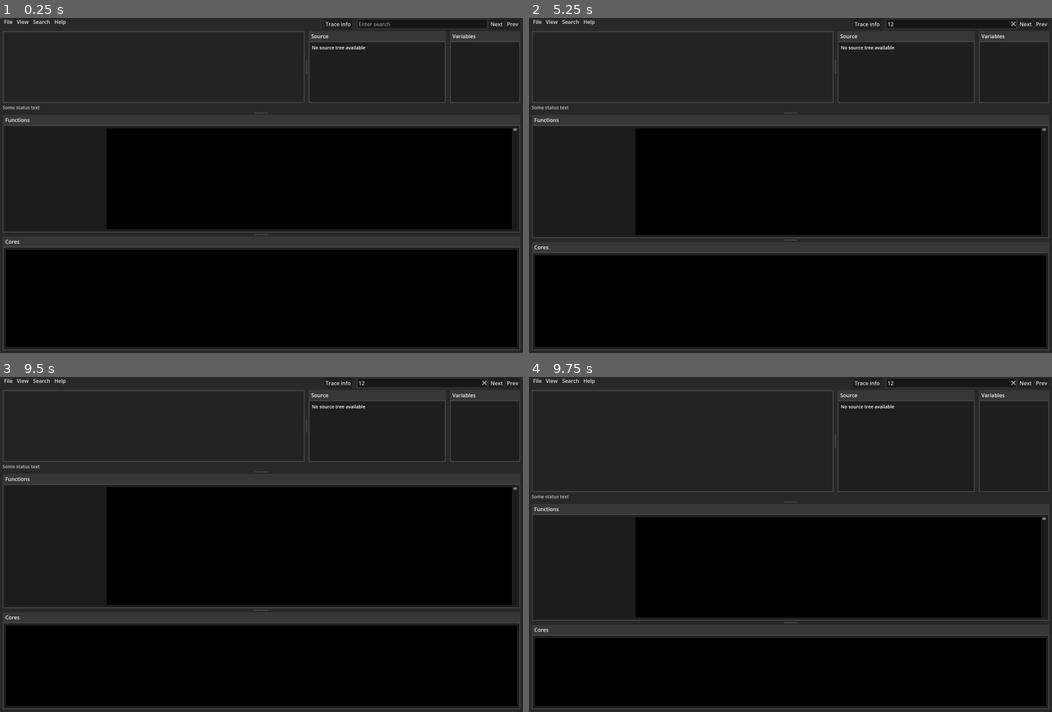
Above: before the commit, frames 1-4 (two rows, left to right).
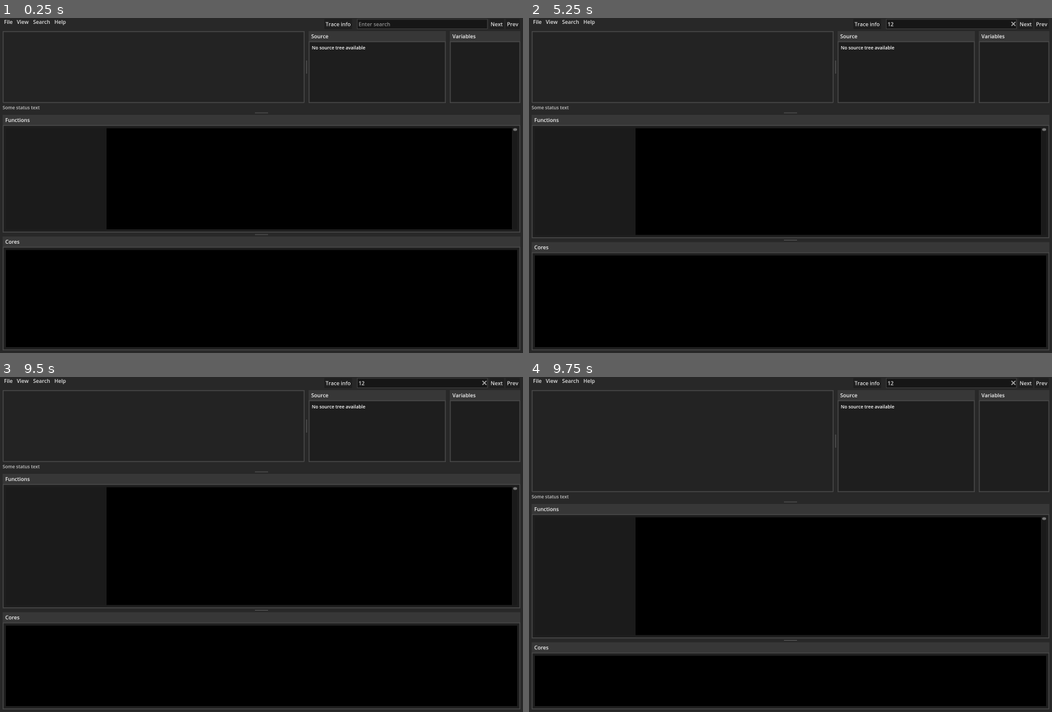
Above: after the commit, the same moments.

Repository: PatrikAAberg/dmce-gui
Game: Godot game, scene res://TraceGUI.tscn
The game is run twice, just before and just after one commit, with the same random seed, the same clock (stepped at 60 frames per second) and the same inputs.
Inputs (mouse positions are in pixels of both pictures, inside the frame that each line leads up to):
- Up to frame 1 (0.25 s): no input
- Up to frame 2 (5.25 s): click (952, 24) at 0.52 s; type "12" at 0.6 s; click "Next" at 1.25 s; click "Next" at 2 s; click "Prev" at 2.75 s; click "Trace info" at 3.5 s; tap Enter at 4.25 s; move the mouse to (764, 252) at 4.27 s; hold Up 4.28-5 s; hold Ctrl 4.28-5 s; click (764, 252) at 4.42 s; tap Space at 4.52, 5 s; drag from (947, 235) to (764, 252) at 5.02 s
- Up to frame 3 (9.5 s): tap Enter at 5.75, 7.25 s; move the mouse to (104, 494) at 5.77 s; hold Down 5.78-6.5 s; tap P at 5.85 s; tap Space at 6.5, 7.52, 8 s; drag from (287, 544) to (104, 494) at 6.52 s; move the mouse to (183, 460) at 7.27 s; hold Down 7.28-8 s; tap Z at 7.35 s; drag from (376, 527) to (183, 460) at 8.02 s; move the mouse to (156, 561) at 8.77 s; hold Up from 8.78 s (still down); hold Alt from 8.78 s (still down); click (156, 561) at 8.92 s
- Up to frame 4 (9.75 s): release Up at 9.5 s; release Alt at 9.5 s; drag from (842, 470) to (685, 561) at 9.52 s

Frames 1-3 are identical in both runs. In frame 4, 10% of the frame differs, in the area x 0-100%, y 71-84%.
Error before the commit: Invalid access of index '0' on a base object of type: 'Array'. (res://TraceGUI.gd:463)
Error after the commit: Invalid access of index '0' on a base object of type: 'Array'. (res://TraceGUI.gd:466)

Commit message:
trace: smoother dragging

Diff:
--- a/dmcetraceGUI/TraceGUI.gd
+++ b/dmcetraceGUI/TraceGUI.gd
@@ -82,6 +82,9 @@
 var	LineEditBasePath
 var	LineEditPathFind
 var	LineEditPathReplace
+var Dragged = false
+var DraggedFrameCount = 0
+var DraggedOffsetAll = ""
 
 func TimerStart():
 	time_start = Time.get_ticks_msec()
@@ -515,12 +518,7 @@
 		SetActiveTrace(tab)
 
 func _dragged(_offset):
-	VSplitTop =  VSplitCTop.split_offset / VSplitCTop.size.y
-	HSplitTop = HSplitCTop.split_offset / HSplitCTop.size.x
-	VSplitBot = VSplitCBot.split_offset / VSplitCBot.size.y
-	if len(Trace) > 0:
-		UpdateTimeLine()
-		UpdateMarkers()
+	Dragged = true
 
 func _resized():
 	# Top "pane"
@@ -591,6 +589,23 @@
 		InitDone = true
 
 	# Periodical update of state
+
+	if Dragged:
+		var DraggedOffsetAllNow = str(VSplitCTop.split_offset) + str(HSplitCTop.split_offset) + str(VSplitCBot.split_offset)
+		if DraggedOffsetAll == DraggedOffsetAllNow:
+			DraggedFrameCount += 1
+			if DraggedFrameCount > 60:
+				VSplitTop =  VSplitCTop.split_offset / VSplitCTop.size.y
+				HSplitTop = HSplitCTop.split_offset / HSplitCTop.size.x
+				VSplitBot = VSplitCBot.split_offset / VSplitCBot.size.y
+				if len(Trace) > 0:
+					UpdateTimeLine()
+					UpdateMarkers()
+				Dragged = false
+		else:
+			DraggedFrameCount = 0
+		DraggedOffsetAll = DraggedOffsetAllNow
+
 	if len(TraceViews) > 0:
 		TraceViewVisibleLines  = TraceViews[TActive].get_visible_line_count()
 		var s = "Time: " + str(CurrentTime)
@@ -602,7 +617,7 @@
 
 	SrcViewVisibleLines  = SrcView.get_visible_line_count()
 
-	if _get_resize_state() == 2:
+	if _get_resize_state() == 2 and not Dragged:
 		_resized()
 
 func InitTimeLine():
